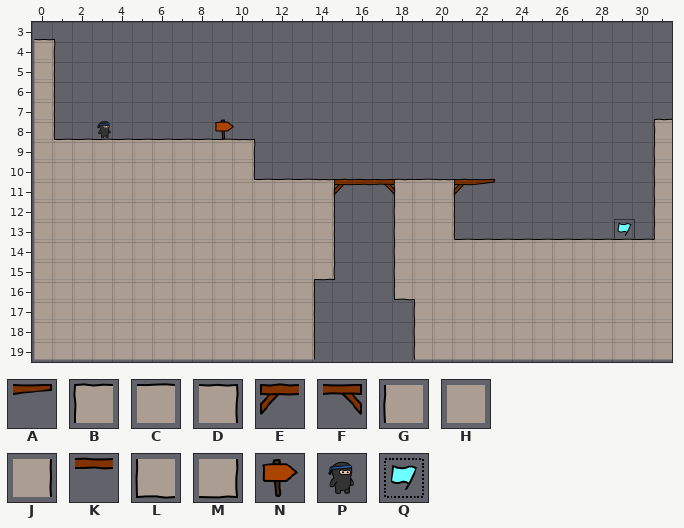
Tiled map, stored at levelconverter/maps/n13.tmx. The first picture shows the starting point.
Cells are 40x40 px. Shown: x 0..31, y 3..19.
Key: from "tiles6_gapped": A 5, B 6, C 7, D 8, E 10, F 11, G 12, H 13, J 14, K 16, L 18, M 20, N 41, P 46, Q 47.
_ is an empty cell.
Layer "bg" before, first column x 0:
 3 ________________________________
 4 D_______________________________
 5 J_______________________________
 6 J_______________________________
 7 J_______________________________
 8 J__P_____N_____________________B
 9 HCCCCCCCCCD____________________G
10 HHHHHHHHHHJ____________________G
11 HHHHHHHHHHHCCCDEKFBCDEA________G
12 HHHHHHHHHHHHHHJ___GHJ__________G
13 HHHHHHHHHHHHHHJ___GHJ________Q_G
14 HHHHHHHHHHHHHHJ___GHHCCCCCCCCCCH
15 HHHHHHHHHHHHHHM___GHHHHHHHHHHHHH
16 HHHHHHHHHHHHHJ____LHHHHHHHHHHHHH
17 HHHHHHHHHHHHHJ_____GHHHHHHHHHHHH
18 HHHHHHHHHHHHHJ_____GHHHHHHHHHHHH
19 HHHHHHHHHHHHHJ_____GHHHHHHHHHHHH
After the commit:
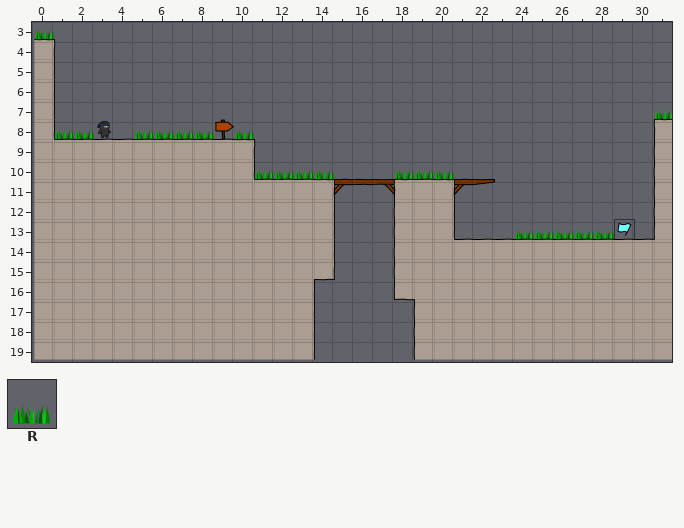
Further tiles: from "tiles6_gapped": R 22.
From old to new:
Layer "bg":
y 3: x 0 _ -> R
y 7: x 31 _ -> R
y 8: x 1..2 __ -> RR; x 5..8 ____ -> RRRR; x 10 _ -> R
y 10: x 11..14 ____ -> RRRR; x 18..20 ___ -> RRR
y 13: x 24..28 _____ -> RRRRR
